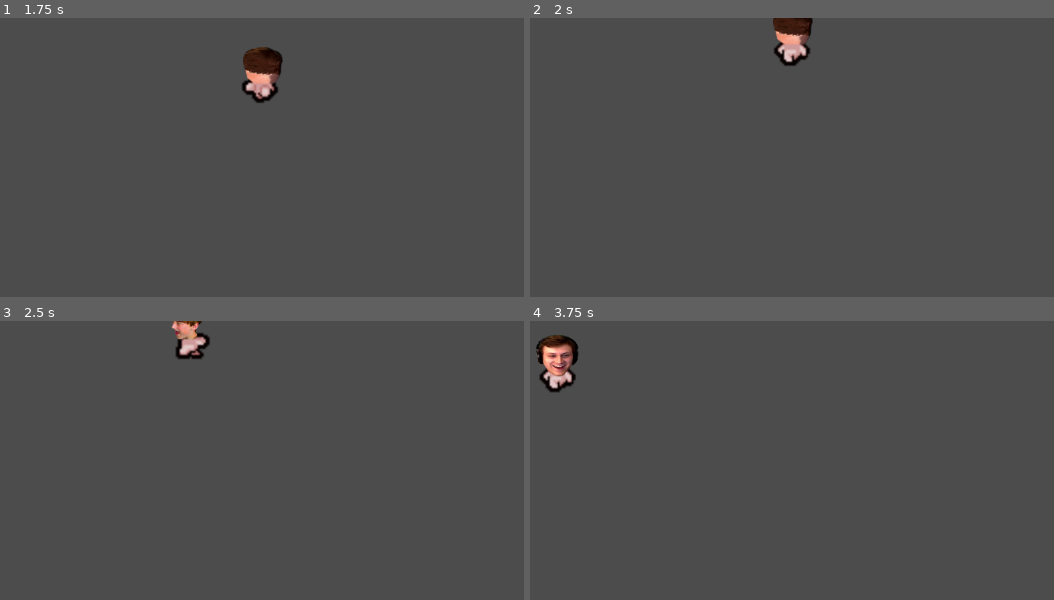
Above: before the commit, frames 1-4 (two rows, left to right).
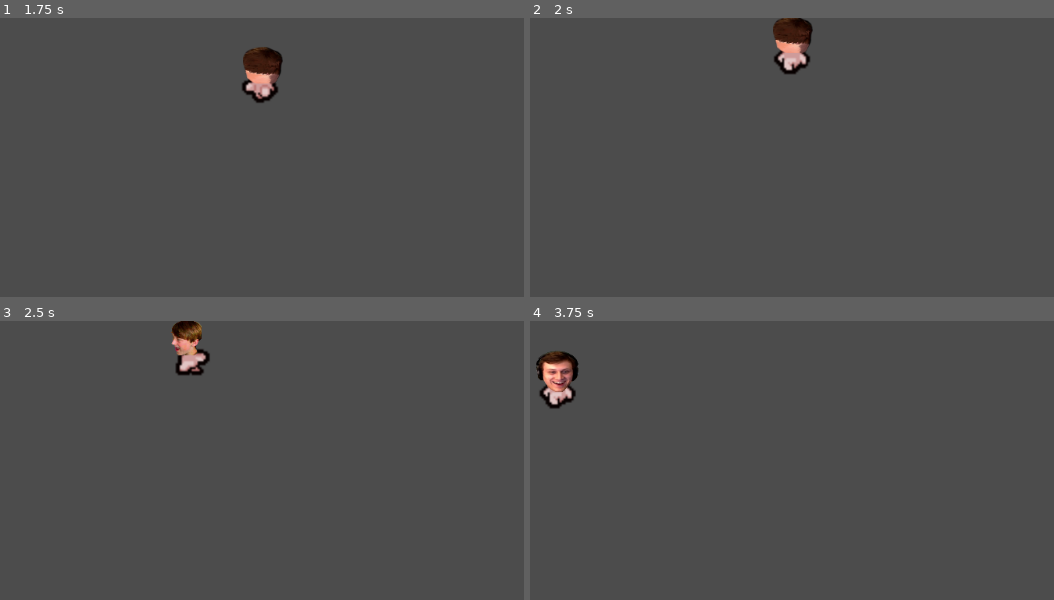
Above: after the commit, the same moments.

Repository: alexanderremm/kirkland
Game: Godot game, scene res://scenes/Root.tscn
Same seed, same stepped clock (60 frames per second), same inputs: the game is played once before the commit and once after it.
Inputs:
- Up to frame 1 (1.75 s): tap Enter at 0.5 s; hold W (ui_up) from 0.53 s (still down)
- Up to frame 2 (2 s): keep holding W (ui_up)
- Up to frame 3 (2.5 s): release W (ui_up) at 2.03 s; hold A (ui_left) from 2.03 s (still down)
- Up to frame 4 (3.75 s): release A (ui_left) at 3.53 s; hold S (ui_down) from 3.53 s (still down)

Frame 1 is identical in both runs. In frame 2, 0.9% of the frame differs, in the area x 46-55%, y 0-21%; in frame 3, 1.1%; in frame 4, 1.6%, in the area x 1-10%, y 5-32%.

Commit message:
Adding walls to root scene to prevent Adam from escaping from this nightmare

Diff:
--- a/scenes/Root.tscn
+++ b/scenes/Root.tscn
@@ -1,8 +1,38 @@
-[gd_scene load_steps=2 format=2]
+[gd_scene load_steps=4 format=2]
 
 [ext_resource path="res://scenes/Kirkland.tscn" type="PackedScene" id=1]
+
+[sub_resource type="RectangleShape2D" id=1]
+extents = Vector2( 10, 300 )
+
+[sub_resource type="RectangleShape2D" id=2]
+extents = Vector2( 512, 10 )
 
 [node name="Root" type="Node2D"]
 
 [node name="Kirkland" parent="." instance=ExtResource( 1 )]
 position = Vector2( 504.029, 303.928 )
+
+[node name="Left Wall" type="StaticBody2D" parent="."]
+
+[node name="CollisionShape2D" type="CollisionShape2D" parent="Left Wall"]
+position = Vector2( -10, 300 )
+shape = SubResource( 1 )
+
+[node name="Right Wall" type="StaticBody2D" parent="."]
+
+[node name="CollisionShape2D" type="CollisionShape2D" parent="Right Wall"]
+position = Vector2( 1034, 300 )
+shape = SubResource( 1 )
+
+[node name="Top Wall" type="StaticBody2D" parent="."]
+
+[node name="CollisionShape2D" type="CollisionShape2D" parent="Top Wall"]
+position = Vector2( 512, -10 )
+shape = SubResource( 2 )
+
+[node name="Bottom Wall" type="StaticBody2D" parent="."]
+
+[node name="CollisionShape2D" type="CollisionShape2D" parent="Bottom Wall"]
+position = Vector2( 512, 610 )
+shape = SubResource( 2 )
